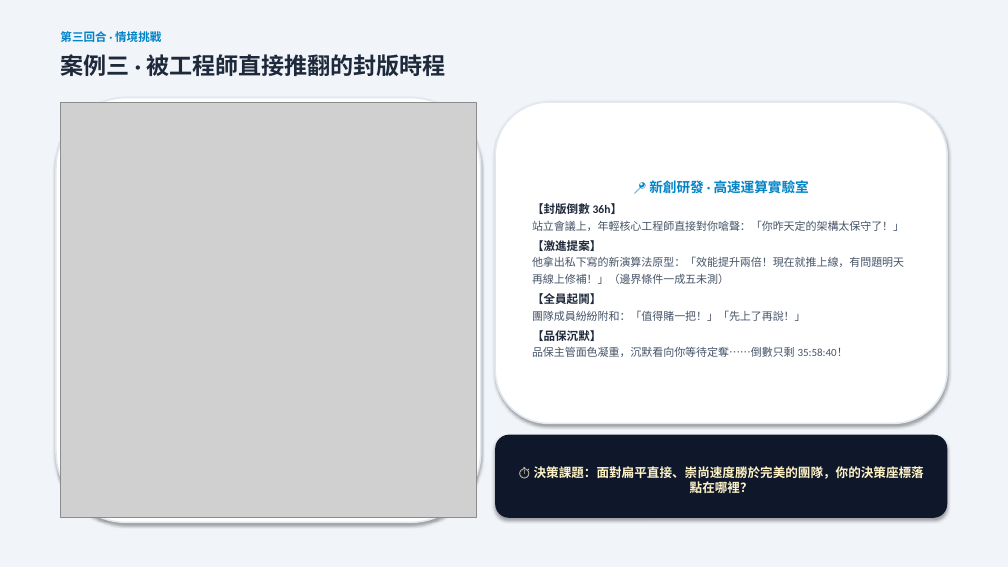
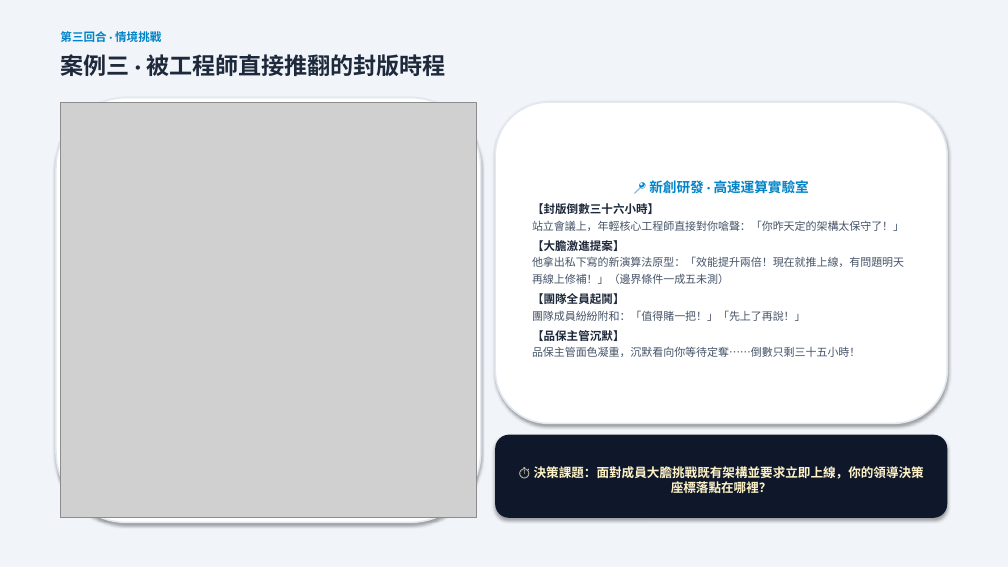
Before and after one commit to routerdd1818-tech/OB, a slide deck: slide 9 of 誰是文化王_備案簡報_Who_Is_Culture_King.pptx. Drawn at 1008x567 pixels with LibreOffice and Linux fonts; fonts in the diff are those of the drawing; grey boxes stand for pictures. Boxes give left, top, right and bottom in pixels: in the first picture for what was removed or moved away, otherwise in the second. Text is boxed around its words. In the diff, an @@ line names an element or a change of style, - is before the commit and + after.

```diff
--- a/誰是文化王_備案簡報_Who_Is_Culture_King.pptx
+++ b/誰是文化王_備案簡報_Who_Is_Culture_King.pptx
@@ text in rounded rectangle at (532,203,659,214): text changed @@
-【封版倒數 36h】
+【封版倒數三十六小時】
@@ text in rounded rectangle at (532,240,625,251): text changed @@
-【激進提案】
+【大膽激進提案】
@@ text in rounded rectangle at (532,293,625,304): text changed @@
-【全員起鬨】
+【團隊全員起鬨】
@@ text in rounded rectangle at (532,330,860,357): text changed @@
-【品保沉默】
-品保主管面色凝重，沉默看向你等待定奪……倒數只剩 35:58:40！
+【品保主管沉默】
+品保主管面色凝重，沉默看向你等待定奪……倒數只剩三十五小時！
@@ text in rounded rectangle at (534,466,924,493): text changed @@
-⏱️ 決策課題：面對扁平直接、崇尚速度勝於完美的團隊，你的決策座標落點在哪裡？
+⏱️ 決策課題：面對成員大膽挑戰既有架構並要求立即上線，你的領導決策座標落點在哪裡？
```
Also in this commit, not shown: 4 other slides changed, 5 other files.
